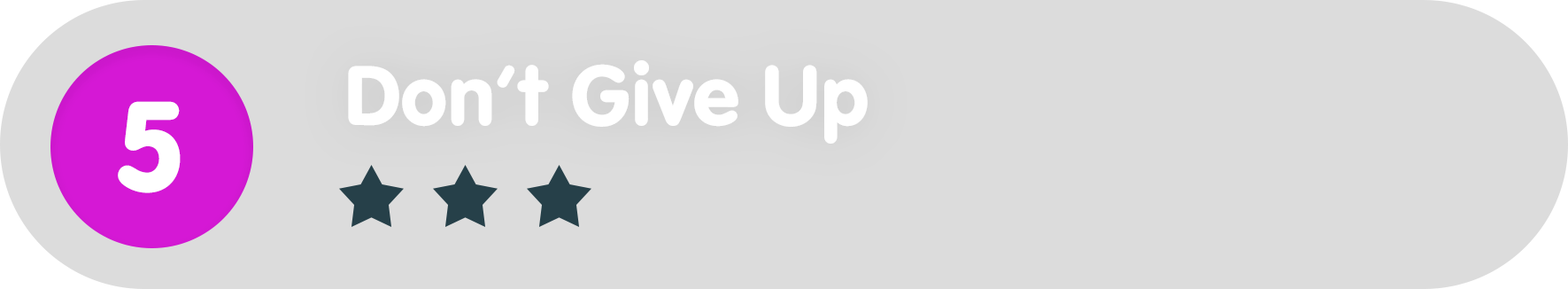
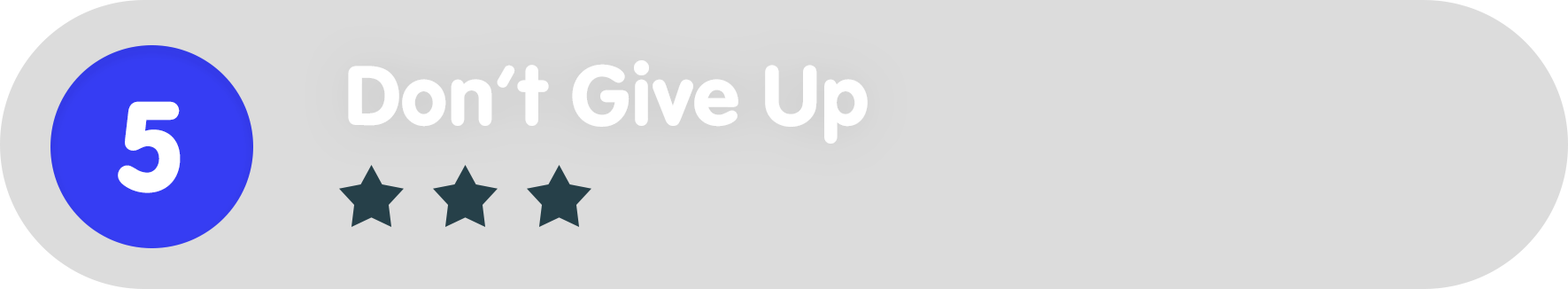
Layer changes from the first w=1568, h=289 image to the second:
painted on "Ellipse_green" over [50, 45, 254, 248]
